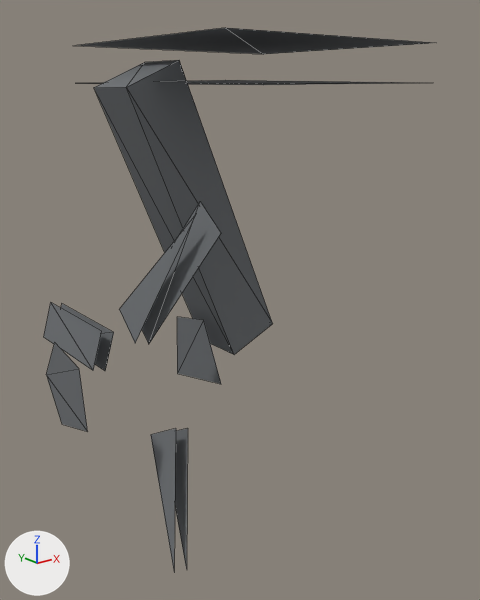
Renders of the glTF model prototype/assets/models/parts/naval_propeller.glb from each side of a commit.
Camera for both pictures: a camera (50 mm lens) standing at (-1.237, -1.784, 0.615) and looking at (0.105, -0.106, -0.056). The axes (+X, +Y, +Z) are drawn at lower left. The lights are the same throughout. The picture after the commit comes second. Mesh edges are drawn as thin lines. Where no turn or scale is listed for an object, it has been applied to the vertices. Vertices at exactly the same position are counted once.

Objects in the first picture: 'naval_propeller'.
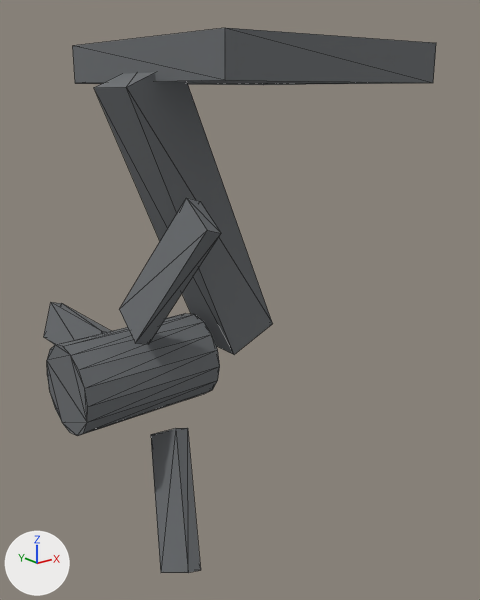
The newer file is also rescaled (x0.445), turned or shifted as a whole; pictures and numbers use the older file's frame.

Changed parts and their boxes (x1, y1, x2, y2) in the pictures (480 x 600 px):
```json
{"object": "naval_propeller", "change": "reshaped", "before": [44, 28, 430, 570], "after": [44, 28, 436, 573]}
{"part": 1, "of": "me_cube_107", "change": "added", "after": [47, 314, 220, 436]}
{"part": 2, "of": "me_cube_107", "change": "deleted", "before": [177, 317, 221, 384]}
{"part": 3, "of": "me_cube_107", "change": "built on", "before": [119, 215, 196, 570], "after": [51, 28, 436, 573]}
```

The change, as JSON lines over the scene's bpy script:
```json
{"block": "me_cube_107", "where": "# used by ob_naval_propeller; location = (0.0, 0.0, 0.0)"}
{"op": "remove", "block": "me_cube_107", "code": "me_cube_107.from_pydata(...)  # 46 vertices, 30 faces; spans x -0.534..0.534, y -0.5..0.5, z -0.727..0.752"}
{"op": "add", "block": "me_cube_107", "code": "me_cube_107.from_pydata(...)  # 72 vertices, 120 faces; spans x -0.534..0.534, y -0.5..0.5, z -0.759..0.752"}
{"block": "me_cube_107", "change": "me_cube_107 part 1: a new loose piece, a 16-sided cylinder along x spanning x -0.534..-0.084, y -0.242..0.028, z -0.337..-0.068, in mat_matte_grey_loco (grey #6f7376)"}
{"block": "me_cube_107", "change": "me_cube_107 part 2: the loose piece of 4 vertices spanning x -0.084, y -0.248..0.001, z -0.311..-0.072 is deleted"}
{"block": "me_cube_107", "change": "me_cube_107 part 3"}
{"block": "me_cube_107", "change": "3 vertices are removed from x -0.382..-0.279, y -0.41, z -0.727..0.322"}
{"block": "me_cube_107", "change": "3 faces are deleted"}
{"block": "me_cube_107", "change": "6 vertices are added at (-0.269, -0.352, 0.354), (-0.289, -0.468, 0.289), (-0.372, -0.468, -0.681), (-0.392, -0.352, -0.746), (-0.329, -0.468, -0.695), (-0.349, -0.352, -0.759)"}
{"block": "me_cube_107", "change": "38 new faces join them"}
{"block": "me_cube_107", "change": "other edits to the shape of me_cube_107 do not show in these pictures"}
```
